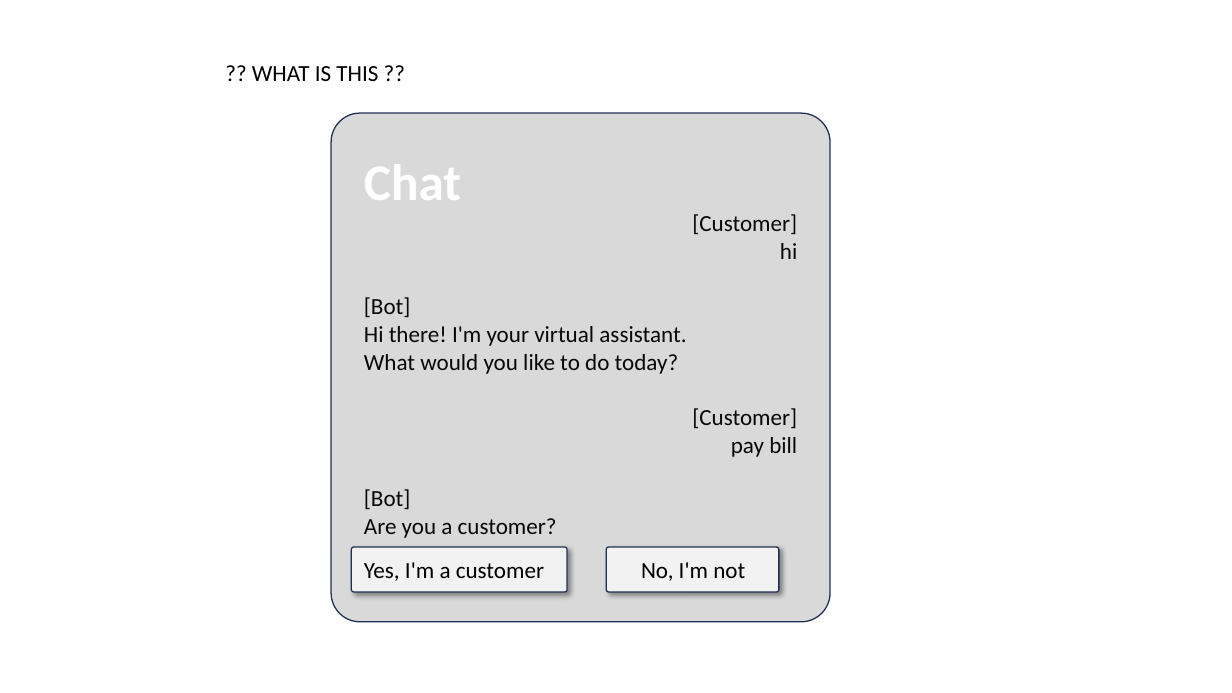
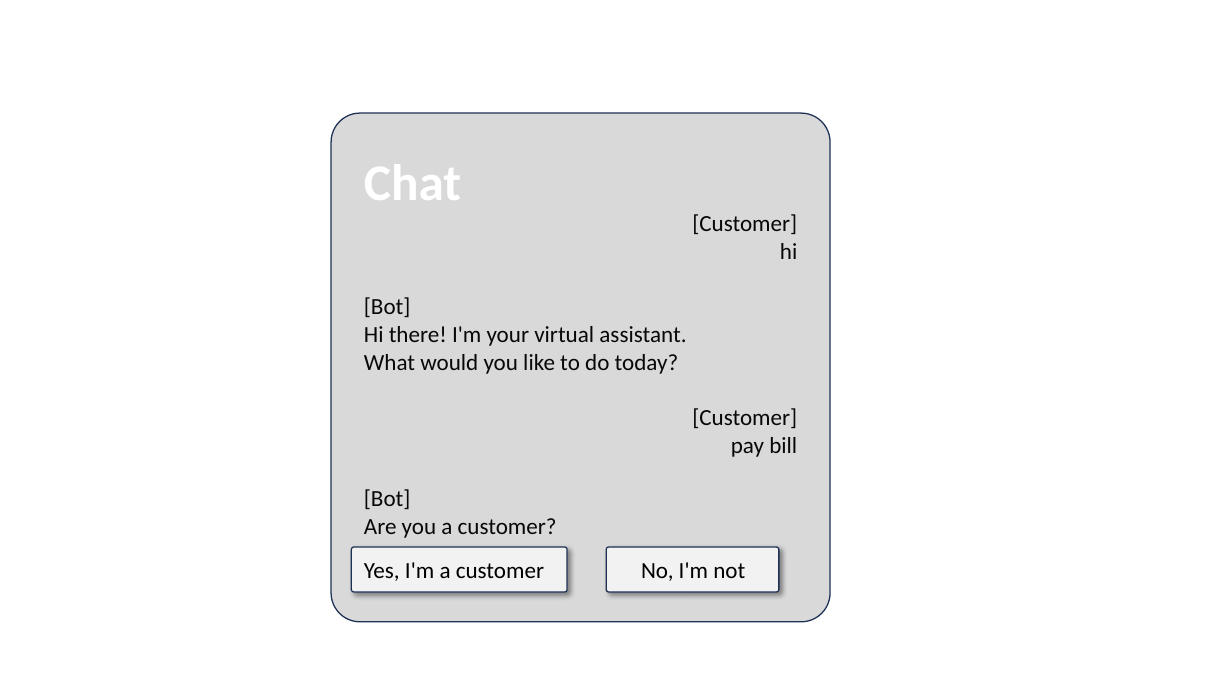
Before and after one commit to LearnWithLlew/TestingBetterWithApprovals.Slides, a slide deck: slide 27 of slides/Testing Better with Approvals.pptx (slide 24 before the commit). Drawn at 1232x693 pixels with LibreOffice and Linux fonts; fonts in the diff are those of the drawing. Boxes give left, top, right and bottom in pixels: in the first picture for what was removed or moved away, otherwise in the second. Text is boxed around its words. In the diff, an @@ line names an element or a change of style, - is before the commit and + after.

```diff
--- a/slides/Testing Better with Approvals.pptx
+++ b/slides/Testing Better with Approvals.pptx
@@ text removed at [252,66,378,81] @@
-?? WHAT IS THIS ??
```
Also in this commit, not shown: 5 other slides changed, 6 slides added, 2 slides removed.
